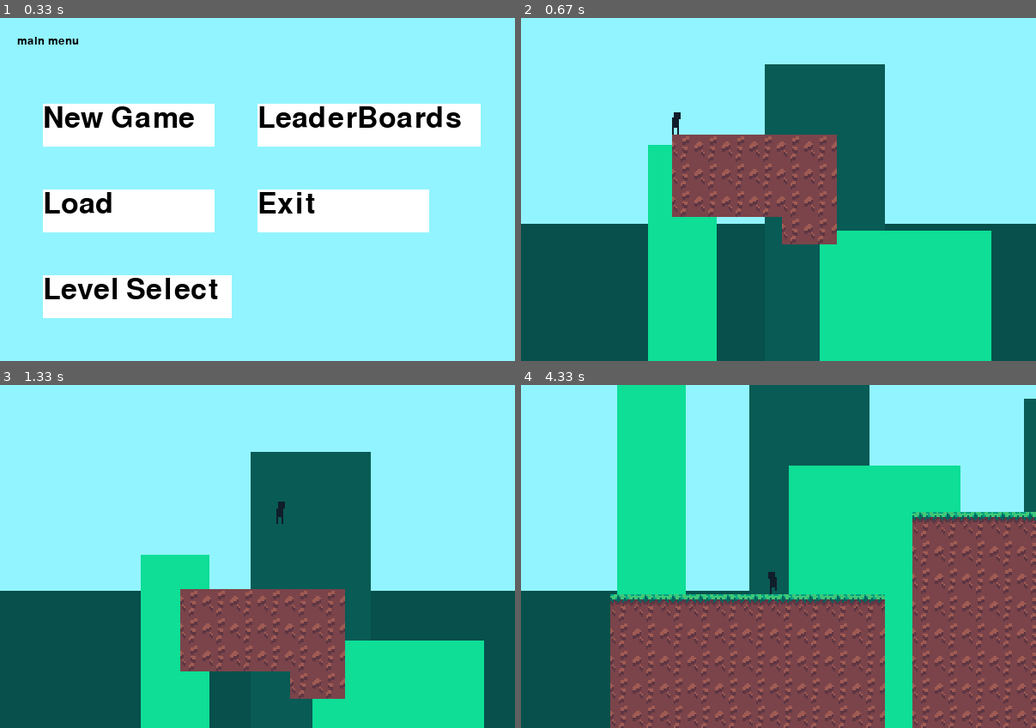
Above: before the commit, frames 1-4 (two rows, left to right).
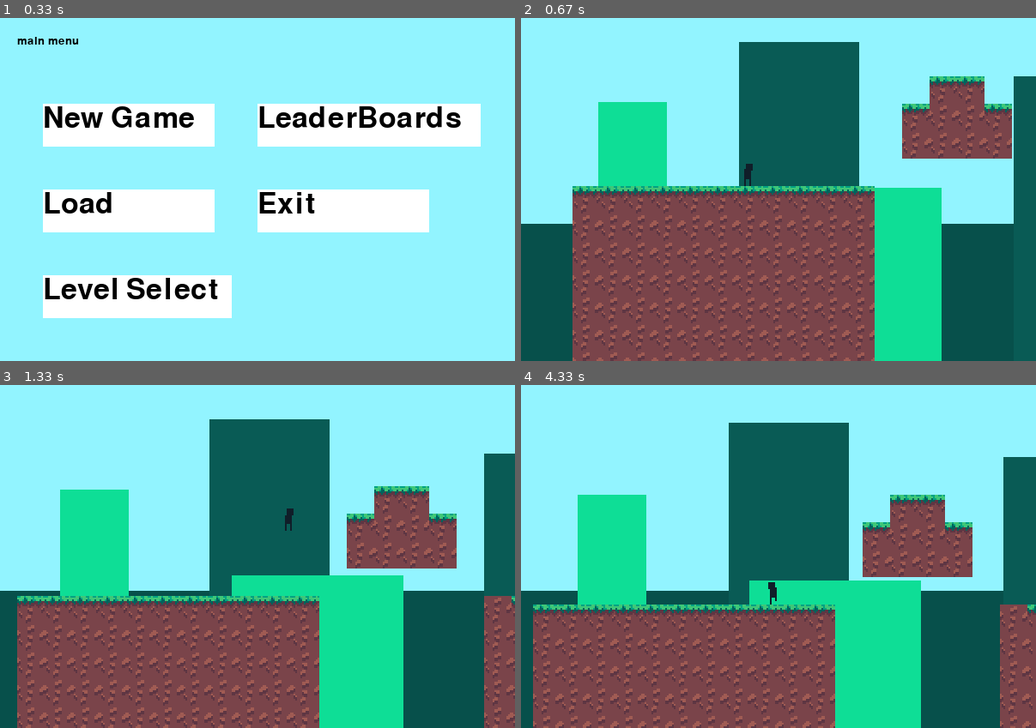
Above: after the commit, the same moments.

Repository: Thornierlemur/JumpMan
Game: pygame game, started from Game.py
Two runs of this game, one before a commit and one after it. Both use one fixed random seed, a clock stepped at 60 frames per second and the inputs below.
Inputs (mouse positions are in pixels of both pictures, inside the frame that each line leads up to):
- Up to frame 1 (0.33 s): no input
- Up to frame 2 (0.67 s): click "New Game" at 0.38 s
- Up to frame 3 (1.33 s): hold Right 0.67-1.13 s; move the mouse to (257, 577) at 0.7 s; hold Up from 1.17 s (still down)
- Up to frame 4 (4.33 s): release Up at 1.47 s; hold Right 1.5-1.97 s; hold Left 2-2.53 s; hold Left 2.57-2.97 s; hold Up 3-3.37 s; hold Right 3.4-4.03 s; hold Left from 4.07 s (still down)

Frame 1 is identical in both runs. In frame 2, 52% of the frame differs, in the area x 10-100%, y 7-100%; in frame 3, 50%; in frame 4, 55%, in the area x 2-100%, y 0-100%.

Commit message:
fixed a bug with loading into a game

Diff:
--- a/Game.py
+++ b/Game.py
@@ -67,7 +67,8 @@
         # checking for collisions
         if button_1.collidepoint((mx, my)):
             if click:
-                level1([0,0])
+                location = [0,0]
+                level1(location)
         if button_2.collidepoint((mx, my)):
             if click:
                 user = "Isaac"
@@ -238,7 +239,7 @@
     player_flip = False
 
     # Loading the map
-    game_map = load_map('map2')
+    game_map = load_map('map1')
 
     grass_image = pygame.image.load('images/grass.png')
     TILE_SIZE = grass_image.get_width()
@@ -272,8 +273,11 @@
     # Collision!, [left(x), top(y), width, height]
     player_rect = pygame.Rect(100, 100, 5, 13)
 
-    player_rect.x = locations[0]
-    player_rect.y = locations[1]
+    if locations[0] == 0 and locations[1] == 0:
+        pass
+    else:
+        player_rect.x = locations[0]
+        player_rect.y = locations[1]
 
     running = True
     while running:
--- a/Isaac.txt
+++ b/Isaac.txt
@@ -1 +1 @@
-1214,131,1
+346,67,1
